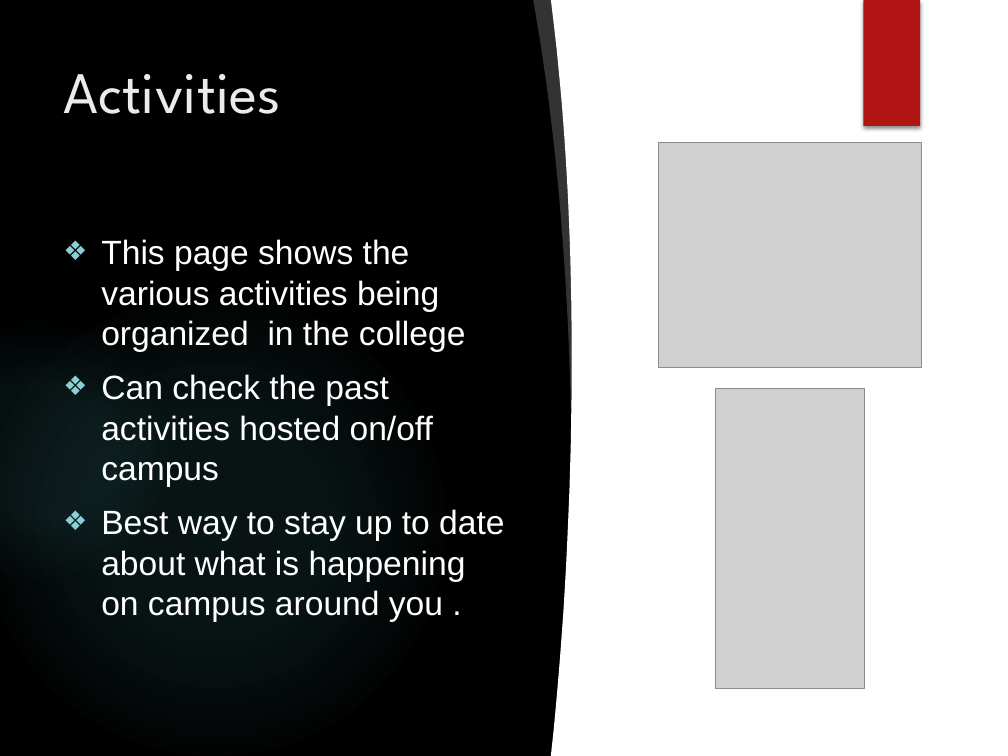
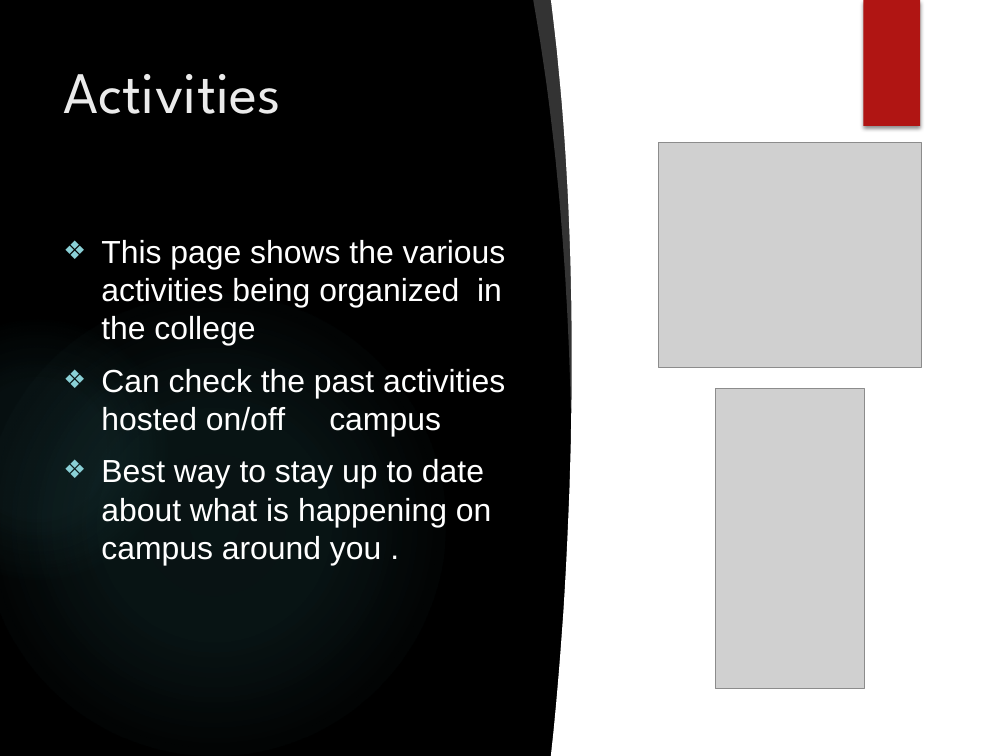
Before and after one commit to avtargill/School-Cegep, a slide deck: slide 9 of PPT_School_App.pptx. Drawn at 1008x756 pixels with LibreOffice and Linux fonts; fonts in the diff are those of the drawing; grey boxes stand for pictures; background and template pictures are left out. Boxes give left, top, right and bottom in pixels: in the first picture for what was removed or moved away, otherwise in the second. Text is boxed around its words. In the diff, an @@ line names an element or a change of style, - is before the commit and + after.

```diff
--- a/PPT_School_App.pptx
+++ b/PPT_School_App.pptx
@@ text "This page shows the various ..." at (101,240,506,565): size 24 to 22.8 pt @@
```
Also in this commit, not shown: 8 other slides changed, 2 slides removed.
